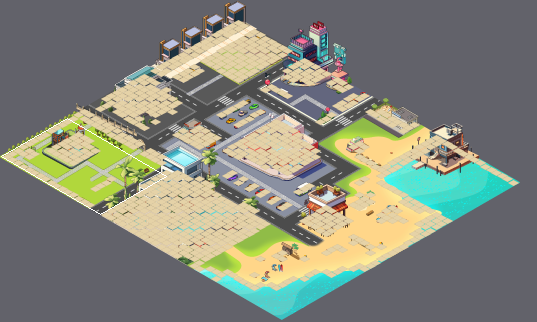
Tiled map: CityMap.tmx. The picture above shows the old version from afar; the outline marks the close-up.
Close-up. Earlier state:
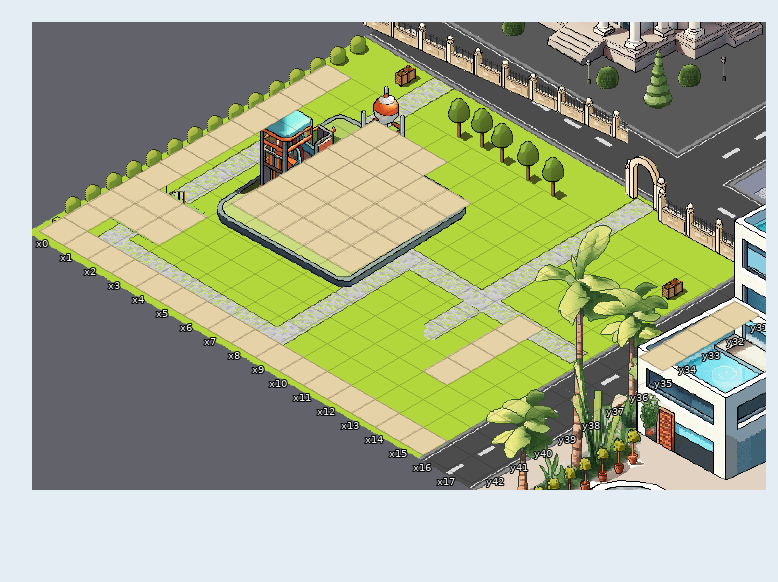
Cells are 55x32 px. Isometric: x runs down to the right, y down to the left. Shown: x 0..17, y 31..42. The commit also changed other parts of the map, which this record leaves out.
Now the later version:
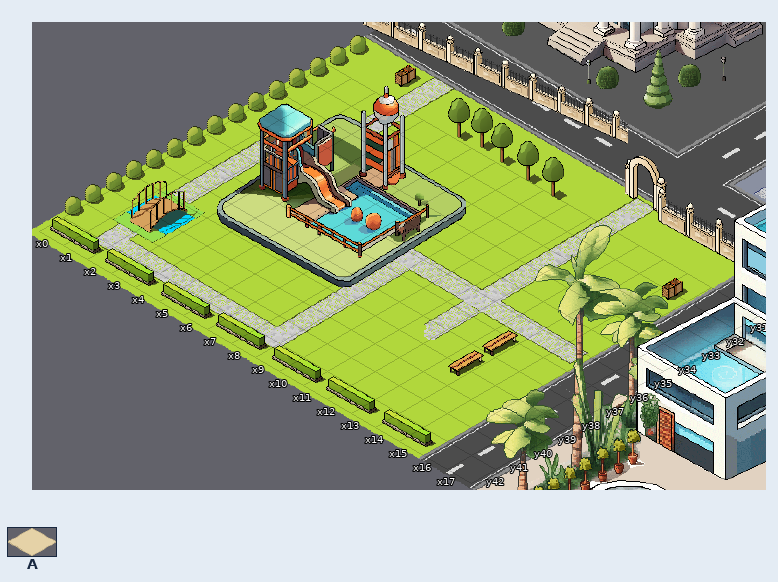
Key: from "floor": A 0.
_ is an empty cell.
Difference:
Layer "layer" (now hidden):
y 31: x 0 A -> _; x 17 A -> _
y 32: x 0 A -> _; x 3..5 AAA -> ___; x 17 A -> _
y 33..34: x 0 A -> _; x 3..7 AAAAA -> _____; x 17 A -> _
y 35: x 0 A -> _; x 3..7 AAAAA -> _____
y 36..37: x 0 A -> _; x 3..7 AAAAA -> _____; x 13 A -> _
y 38: x 0 A -> _; x 13 A -> _
y 39: x 0..2 AAA -> ___; x 13 A -> _
y 40: x 0..2 AAA -> ___
y 41: x 0 A -> _
y 42: x 0..15 AAAAAAAAAAAAAAAA -> ________________
Changed places in both close-ups, as pixel boxes (x1, y1, x2, y2):
removed: (39, 64, 543, 455)
removed: (639, 301, 759, 371)
